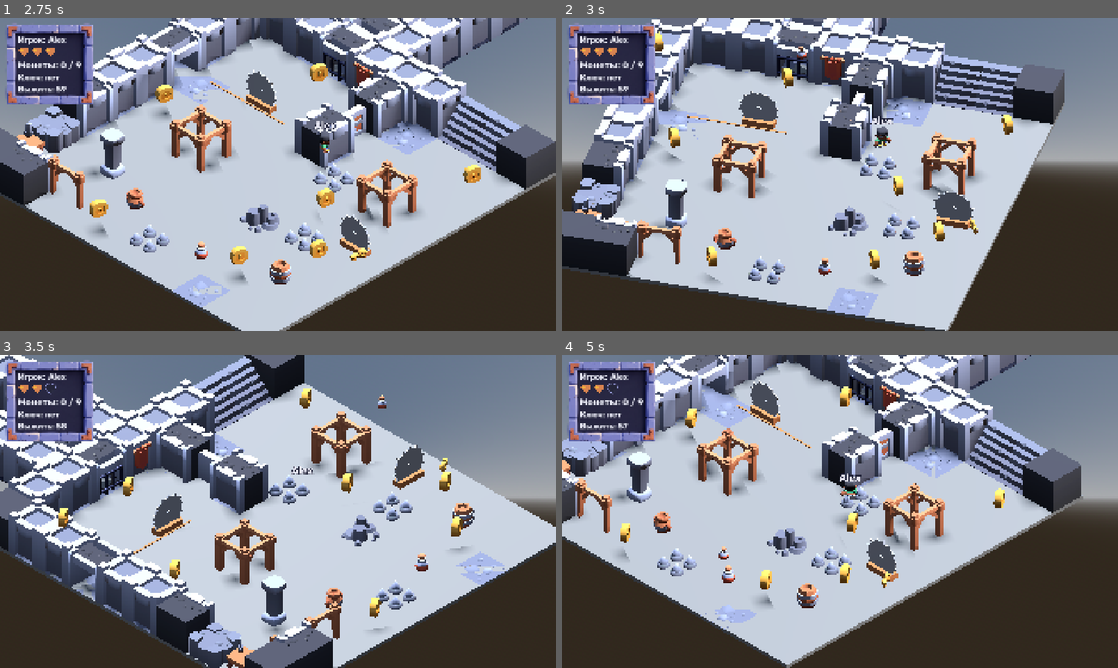
Above: before the commit, frames 1-4 (two rows, left to right).
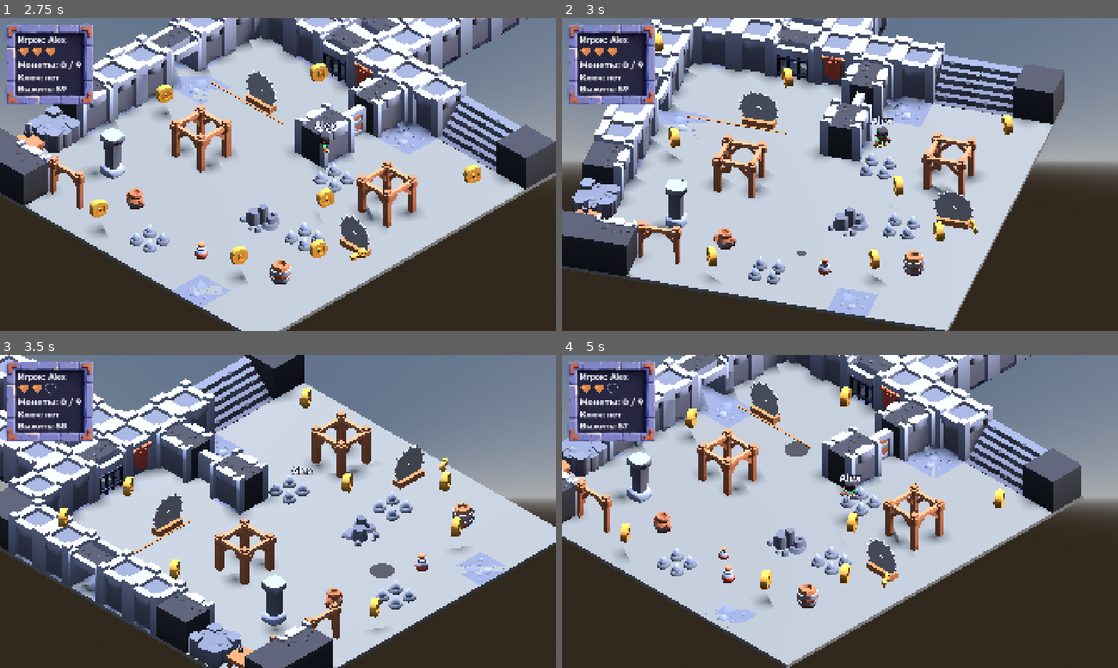
Above: after the commit, the same moments.

Repository: farikgg/godot_assignment
Game: Godot game, scene res://scenes/main_menu.tscn
The game is run twice, just before and just after one commit, with the same random seed, the same clock (stepped at 60 frames per second) and the same inputs.
Inputs (mouse positions are in pixels of both pictures, inside the frame that each line leads up to):
- Up to frame 1 (2.75 s): click (278, 177) at 0.52 s; type "Alex" at 0.6 s; click "Играть" at 1.25 s; hold D (move_right) from 2.03 s (still down); hold J (attack) from 2.03 s (still down); tap Space (jump) at 2.27 s
- Up to frame 2 (3 s): release D (move_right) at 2.78 s; release J (attack) at 2.78 s; hold S (move_back) from 2.78 s (still down); tap Left (camera_left) at 2.85 s
- Up to frame 3 (3.5 s): keep holding S (move_back); tap Space (jump) at 3.02 s
- Up to frame 4 (5 s): release S (move_back) at 3.53 s; hold D (move_right) 3.53-4.28 s; hold Right (camera_right) 3.53-4.28 s; hold W (move_forward) from 4.28 s (still down); tap J (attack) at 4.35 s; tap Space (jump) at 4.52 s

Frame 1 is identical in both runs. In frame 2, less than 0.1% of the frame differs, in the area x 42-44%, y 9-76%; in frame 3, 0.2%; in frame 4, 0.3%, in the area x 23-45%, y 23-38%.

Commit message:
Cave-in: telegraphed drops, dust and particle explosions
- spawner.gd: spawn_height 6 (under the ceiling); every drop first grows
  a translucent dark disc on whatever it will land on (raycast down) for
  telegraph_time 0.8 s, then the hazard spawns and the disc is removed.
  Timer + RandomNumberGenerator kept; pending drops count toward
  max_alive.
- scripts/fx/one_shot_fx.gd + scenes/fx/dust_puff.tscn and
  explosion_burst.tscn: one-shot GPUParticles3D that free themselves (on
  `finished`, with a pause-aware timer as a fallback for headless runs);
  the burst fades its own flash light.
- Rock spawns a dust puff on its first landing; BombHazard spawns the
  particle burst instead of the sphere flash. The bomb is now a powder
  keg (barrel.glb) with a fuse; rock (rocks.glb) and potion (potion.glb)
  already used asset models.

Co-Authored-By: Claude Opus 5.5 <noreply@anthropic.com>

Diff:
--- /dev/null
+++ b/scenes/fx/dust_puff.tscn
@@ -0,0 +1,47 @@
+[gd_scene format=3]
+
+[ext_resource type="Script" path="res://scripts/fx/one_shot_fx.gd" id="1_script"]
+
+[sub_resource type="Gradient" id="Gradient_dust"]
+colors = PackedColorArray(0.62, 0.6, 0.66, 0.75, 0.45, 0.44, 0.5, 0)
+
+[sub_resource type="GradientTexture1D" id="GradientTexture1D_dust"]
+gradient = SubResource("Gradient_dust")
+
+[sub_resource type="ParticleProcessMaterial" id="ParticleProcessMaterial_dust"]
+emission_shape = 1
+emission_sphere_radius = 0.25
+direction = Vector3(0, 1, 0)
+spread = 75.0
+initial_velocity_min = 1.0
+initial_velocity_max = 2.6
+gravity = Vector3(0, -2.5, 0)
+damping_min = 2.0
+damping_max = 3.0
+scale_min = 0.6
+scale_max = 1.4
+color_ramp = SubResource("GradientTexture1D_dust")
+
+[sub_resource type="StandardMaterial3D" id="StandardMaterial3D_dust"]
+transparency = 1
+shading_mode = 0
+vertex_color_use_as_albedo = true
+billboard_mode = 3
+particles_anim_h_frames = 1
+particles_anim_v_frames = 1
+particles_anim_loop = false
+
+[sub_resource type="QuadMesh" id="QuadMesh_dust"]
+material = SubResource("StandardMaterial3D_dust")
+size = Vector2(0.35, 0.35)
+
+[node name="DustPuff" type="GPUParticles3D"]
+cast_shadow = 0
+emitting = false
+amount = 20
+lifetime = 0.7
+one_shot = true
+explosiveness = 1.0
+process_material = SubResource("ParticleProcessMaterial_dust")
+draw_pass_1 = SubResource("QuadMesh_dust")
+script = ExtResource("1_script")
--- /dev/null
+++ b/scenes/fx/explosion_burst.tscn
@@ -0,0 +1,55 @@
+[gd_scene format=3]
+
+[ext_resource type="Script" path="res://scripts/fx/one_shot_fx.gd" id="1_script"]
+
+[sub_resource type="Gradient" id="Gradient_fire"]
+offsets = PackedFloat32Array(0, 0.35, 1)
+colors = PackedColorArray(1, 0.92, 0.6, 1, 0.94902, 0.701961, 0.239216, 0.9, 0.2, 0.18, 0.22, 0)
+
+[sub_resource type="GradientTexture1D" id="GradientTexture1D_fire"]
+gradient = SubResource("Gradient_fire")
+
+[sub_resource type="ParticleProcessMaterial" id="ParticleProcessMaterial_fire"]
+emission_shape = 1
+emission_sphere_radius = 0.3
+direction = Vector3(0, 1, 0)
+spread = 180.0
+initial_velocity_min = 3.0
+initial_velocity_max = 7.0
+gravity = Vector3(0, -4, 0)
+damping_min = 4.0
+damping_max = 6.0
+scale_min = 0.7
+scale_max = 1.8
+color_ramp = SubResource("GradientTexture1D_fire")
+
+[sub_resource type="StandardMaterial3D" id="StandardMaterial3D_fire"]
+transparency = 1
+blend_mode = 1
+shading_mode = 0
+vertex_color_use_as_albedo = true
+billboard_mode = 3
+particles_anim_h_frames = 1
+particles_anim_v_frames = 1
+particles_anim_loop = false
+
+[sub_resource type="QuadMesh" id="QuadMesh_fire"]
+material = SubResource("StandardMaterial3D_fire")
+size = Vector2(0.45, 0.45)
+
+[node name="ExplosionBurst" type="GPUParticles3D"]
+cast_shadow = 0
+emitting = false
+amount = 56
+lifetime = 0.7
+one_shot = true
+explosiveness = 1.0
+process_material = SubResource("ParticleProcessMaterial_fire")
+draw_pass_1 = SubResource("QuadMesh_fire")
+script = ExtResource("1_script")
+flash_light = NodePath("Flash")
+
+[node name="Flash" type="OmniLight3D" parent="."]
+light_color = Color(0.94902, 0.701961, 0.239216, 1)
+light_energy = 6.0
+omni_range = 5.0
--- a/scenes/hazards/bomb.tscn
+++ b/scenes/hazards/bomb.tscn
@@ -1,29 +1,22 @@
 [gd_scene format=3]
-[ext_resource type="AudioStream" path="res://assets/Audio/explosion.wav" id="2_boom"]
 
 [ext_resource type="Script" path="res://scripts/hazards/bomb_hazard.gd" id="1_script"]
+[ext_resource type="AudioStream" path="res://assets/Audio/explosion.wav" id="2_boom"]
+[ext_resource type="PackedScene" uid="uid://7qdwxgq7undh" path="res://assets/Map/barrel.glb" id="3_keg"]
+[ext_resource type="PackedScene" path="res://scenes/fx/explosion_burst.tscn" id="4_burst"]
 
-[sub_resource type="SphereShape3D" id="SphereShape3D_bomb"]
-radius = 0.35
-
-[sub_resource type="StandardMaterial3D" id="StandardMaterial3D_body"]
-albedo_color = Color(0.145098, 0.14902, 0.227451, 1)
-metallic = 0.3
-roughness = 0.5
-
-[sub_resource type="SphereMesh" id="SphereMesh_body"]
-material = SubResource("StandardMaterial3D_body")
-radius = 0.35
-height = 0.7
+[sub_resource type="CylinderShape3D" id="CylinderShape3D_keg"]
+height = 0.58
+radius = 0.31
 
 [sub_resource type="StandardMaterial3D" id="StandardMaterial3D_fuse"]
-albedo_color = Color(0.85098, 0.517647, 0.313726, 1)
+albedo_color = Color(0.145098, 0.14902, 0.227451, 1)
 
 [sub_resource type="CylinderMesh" id="CylinderMesh_fuse"]
 material = SubResource("StandardMaterial3D_fuse")
-top_radius = 0.04
-bottom_radius = 0.06
-height = 0.2
+top_radius = 0.025
+bottom_radius = 0.035
+height = 0.18
 
 [sub_resource type="StandardMaterial3D" id="StandardMaterial3D_spark"]
 albedo_color = Color(0.94902, 0.701961, 0.239216, 1)
@@ -33,23 +26,24 @@
 
 [sub_resource type="SphereMesh" id="SphereMesh_spark"]
 material = SubResource("StandardMaterial3D_spark")
-radius = 0.06
-height = 0.12
+radius = 0.05
+height = 0.1
 
 [node name="Bomb" type="RigidBody3D"]
 script = ExtResource("1_script")
 explosion_sound = ExtResource("2_boom")
+explosion_fx = ExtResource("4_burst")
 
 [node name="CollisionShape3D" type="CollisionShape3D" parent="."]
-shape = SubResource("SphereShape3D_bomb")
+shape = SubResource("CylinderShape3D_keg")
 
-[node name="Body" type="MeshInstance3D" parent="."]
-mesh = SubResource("SphereMesh_body")
+[node name="Model" parent="." instance=ExtResource("3_keg")]
+transform = Transform3D(1.2, 0, 0, 0, 1.2, 0, 0, 0, 1.2, 0, -0.29, 0)
 
 [node name="Fuse" type="MeshInstance3D" parent="."]
-transform = Transform3D(1, 0, 0, 0, 1, 0, 0, 0, 1, 0, 0.4, 0)
+transform = Transform3D(1, 0, 0, 0, 1, 0, 0, 0, 1, 0, 0.37, 0)
 mesh = SubResource("CylinderMesh_fuse")
 
 [node name="Spark" type="MeshInstance3D" parent="."]
-transform = Transform3D(1, 0, 0, 0, 1, 0, 0, 0, 1, 0, 0.52, 0)
+transform = Transform3D(1, 0, 0, 0, 1, 0, 0, 0, 1, 0, 0.47, 0)
 mesh = SubResource("SphereMesh_spark")
--- a/scenes/hazards/rock.tscn
+++ b/scenes/hazards/rock.tscn
@@ -2,6 +2,7 @@
 
 [ext_resource type="Script" path="res://scripts/hazards/rock.gd" id="1_script"]
 [ext_resource type="PackedScene" uid="uid://pw3gcqqyl76m" path="res://assets/Map/rocks.glb" id="2_model"]
+[ext_resource type="PackedScene" path="res://scenes/fx/dust_puff.tscn" id="3_dust"]
 
 [sub_resource type="BoxShape3D" id="BoxShape3D_rock"]
 size = Vector3(0.7, 0.35, 0.7)
@@ -9,6 +10,7 @@
 [node name="Rock" type="RigidBody3D"]
 mass = 2.0
 script = ExtResource("1_script")
+landing_fx = ExtResource("3_dust")
 
 [node name="CollisionShape3D" type="CollisionShape3D" parent="."]
 shape = SubResource("BoxShape3D_rock")
--- /dev/null
+++ b/scripts/fx/one_shot_fx.gd
@@ -0,0 +1,18 @@
+extends GPUParticles3D
+## Fires once and frees itself. Optional flash light fades out with the burst.
+
+@export var flash_light: NodePath
+@export var flash_time: float = 0.3
+
+func _ready() -> void:
+	one_shot = true
+	emitting = true
+	finished.connect(queue_free)
+	# `finished` never fires without a renderer (headless); free on a pause-aware timer as well
+	get_tree().create_timer(lifetime * 2.0 + 0.5, false).timeout.connect(queue_free)
+	if not flash_light.is_empty():
+		var light: Light3D = get_node_or_null(flash_light) as Light3D
+		if light == null:
+			push_error("OneShotFx: flash_light %s is not a Light3D" % flash_light)
+		else:
+			create_tween().tween_property(light, "light_energy", 0.0, flash_time)
--- a/scripts/hazards/bomb_hazard.gd
+++ b/scripts/hazards/bomb_hazard.gd
@@ -5,9 +5,8 @@
 @export var blast_radius: float = 2.5
 @export var blast_damage: int = 2
 @export var explosion_sound: AudioStream
-
-const FLASH_COLOR: Color = Color(0.94902, 0.701961, 0.239216)
-const FLASH_TIME: float = 0.35
+## Particle burst (with its own flash light) spawned on explosion.
+@export var explosion_fx: PackedScene
 
 var _exploded: bool = false
 
@@ -42,28 +41,9 @@
 	queue_free()
 
 func _spawn_flash() -> void:
+	if explosion_fx == null:
+		return
+	var fx: Node3D = explosion_fx.instantiate() as Node3D
 	var parent: Node = get_tree().current_scene if get_tree().current_scene != null else get_parent()
-	var flash := Node3D.new()
-	var mesh := MeshInstance3D.new()
-	var sphere := SphereMesh.new()
-	sphere.radius = 0.5
-	sphere.height = 1.0
-	var material := StandardMaterial3D.new()
-	material.shading_mode = BaseMaterial3D.SHADING_MODE_UNSHADED
-	material.transparency = BaseMaterial3D.TRANSPARENCY_ALPHA
-	material.albedo_color = FLASH_COLOR
-	sphere.material = material
-	mesh.mesh = sphere
-	flash.add_child(mesh)
-	var light := OmniLight3D.new()
-	light.light_color = FLASH_COLOR
-	light.light_energy = 6.0
-	light.omni_range = blast_radius * 2.0
-	flash.add_child(light)
-	parent.add_child(flash)
-	flash.global_position = global_position
-	var tween: Tween = flash.create_tween().set_parallel(true)
-	tween.tween_property(mesh, "scale", Vector3.ONE * blast_radius * 2.0, FLASH_TIME)
-	tween.tween_property(material, "albedo_color:a", 0.0, FLASH_TIME)
-	tween.tween_property(light, "light_energy", 0.0, FLASH_TIME)
-	tween.chain().tween_callback(flash.queue_free)
+	parent.add_child(fx)
+	fx.global_position = global_position
--- a/scripts/hazards/rock.gd
+++ b/scripts/hazards/rock.gd
@@ -2,6 +2,8 @@
 extends Hazard
 
 @export var damage: int = 1
+## Dust puff spawned where the rock first lands.
+@export var landing_fx: PackedScene
 
 func _ready() -> void:
 	super._ready()
@@ -9,3 +11,11 @@
 func _on_hit_player(health: Health) -> void:
 	health.take_damage(damage)
 	queue_free()
+
+func _on_landed() -> void:
+	if landing_fx == null:
+		return
+	var fx: Node3D = landing_fx.instantiate() as Node3D
+	var parent: Node = get_tree().current_scene if get_tree().current_scene != null else get_parent()
+	parent.add_child(fx)
+	fx.global_position = global_position
--- a/scripts/spawner.gd
+++ b/scripts/spawner.gd
@@ -1,20 +1,29 @@
 extends Node3D
+## Cave-in: every `interval` seconds a shadow grows on the floor, then a hazard drops from the ceiling.
 
 ## Any scenes whose root extends Hazard; repeat a scene to make it more likely.
 @export var hazard_scenes: Array[PackedScene] = []
 @export var interval: float = 1.5
-@export var spawn_height: float = 12.0
+## Drop height above the spawner (under the ceiling), metres.
+@export var spawn_height: float = 6.0
 @export var max_alive: int = 15
 ## Spawn rectangle on the floor, centred on the spawner (the map floor is 20 × 20).
 @export var area_size: Vector2 = Vector2(18, 18)
+## How long the warning shadow grows before the drop.
+@export var telegraph_time: float = 0.8
+@export var shadow_radius: float = 0.7
+@export var shadow_color: Color = Color(0.05, 0.05, 0.09, 0.55)
 
 var _rng := RandomNumberGenerator.new()
 var _timer: Timer
+var _pending: int = 0
+var _shadow_mesh: CylinderMesh
 
 func _ready() -> void:
 	_rng.randomize()
 	if hazard_scenes.is_empty():
 		push_error("Spawner: hazard_scenes is empty")
+	_shadow_mesh = _make_shadow_mesh()
 	# InvokeRepeating: a looping Timer that stops while the tree is paused
 	_timer = Timer.new()
 	_timer.wait_time = interval
@@ -22,27 +31,67 @@
 	_timer.timeout.connect(spawn_one)
 	add_child(_timer)
 
+## Hazards on the map plus drops still being telegraphed.
 func alive_count() -> int:
-	return get_tree().get_nodes_in_group("hazard").size()
+	return get_tree().get_nodes_in_group("hazard").size() + _pending
 
-func spawn_one() -> Hazard:
+## Starts a telegraphed drop; false when the limit is reached.
+func spawn_one() -> bool:
 	if hazard_scenes.is_empty() or alive_count() >= max_alive:
-		return null
+		return false
 	var scene: PackedScene = hazard_scenes[_rng.randi_range(0, hazard_scenes.size() - 1)]
 	if scene == null:
 		push_error("Spawner: empty slot in hazard_scenes")
-		return null
+		return false
+	var x: float = global_position.x + _rng.randf_range(-area_size.x * 0.5, area_size.x * 0.5)
+	var z: float = global_position.z + _rng.randf_range(-area_size.y * 0.5, area_size.y * 0.5)
+	var drop_y: float = global_position.y + spawn_height
+	var ground_y: float = _ground_height(x, z, drop_y)
+	_pending += 1
+	var shadow: MeshInstance3D = _spawn_shadow(Vector3(x, ground_y + 0.03, z))
+	var tween: Tween = shadow.create_tween()
+	tween.tween_property(shadow, "scale", Vector3(1.0, 1.0, 1.0), telegraph_time).from(Vector3(0.15, 1.0, 0.15))
+	tween.finished.connect(_drop.bind(scene, Vector3(x, drop_y, z), shadow))
+	return true
+
+func _drop(scene: PackedScene, at: Vector3, shadow: MeshInstance3D) -> Hazard:
+	_pending -= 1
+	if is_instance_valid(shadow):
+		shadow.queue_free()
 	var node: Node = scene.instantiate()
 	var hazard: Hazard = node as Hazard
 	if hazard == null:
 		push_error("Spawner: %s is not a Hazard" % scene.resource_path)
 		node.free()
 		return null
-	var offset := Vector3(
-		_rng.randf_range(-area_size.x * 0.5, area_size.x * 0.5),
-		spawn_height,
-		_rng.randf_range(-area_size.y * 0.5, area_size.y * 0.5))
 	hazard.rotation.y = _rng.randf_range(0.0, TAU)
 	get_parent().add_child(hazard)
-	hazard.global_position = global_position + offset
+	hazard.global_position = at
 	return hazard
+
+# top of whatever the hazard will land on (floor, wall, prop), so the shadow sits on it
+func _ground_height(x: float, z: float, from_y: float) -> float:
+	var query := PhysicsRayQueryParameters3D.create(Vector3(x, from_y, z), Vector3(x, global_position.y - 2.0, z))
+	var hit: Dictionary = get_world_3d().direct_space_state.intersect_ray(query)
+	return (hit["position"] as Vector3).y if not hit.is_empty() else global_position.y
+
+func _spawn_shadow(at: Vector3) -> MeshInstance3D:
+	var shadow := MeshInstance3D.new()
+	shadow.mesh = _shadow_mesh
+	shadow.cast_shadow = GeometryInstance3D.SHADOW_CASTING_SETTING_OFF
+	get_parent().add_child(shadow)
+	shadow.global_position = at
+	return shadow
+
+func _make_shadow_mesh() -> CylinderMesh:
+	var material := StandardMaterial3D.new()
+	material.shading_mode = BaseMaterial3D.SHADING_MODE_UNSHADED
+	material.transparency = BaseMaterial3D.TRANSPARENCY_ALPHA
+	material.albedo_color = shadow_color
+	var mesh := CylinderMesh.new()
+	mesh.top_radius = shadow_radius
+	mesh.bottom_radius = shadow_radius
+	mesh.height = 0.02
+	mesh.radial_segments = 32
+	mesh.material = material
+	return mesh
Not shown, added: scripts/fx/one_shot_fx.gd.uid
